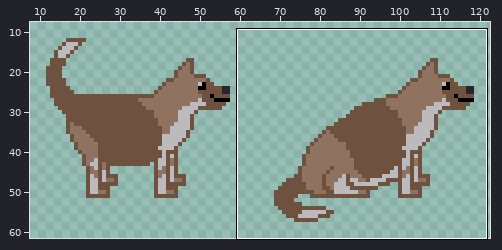
Two states of a sprite sheet, sprites/sSITTING/9ff01c35-1d4a-4685-bb76-ead586271a11.png. Above: a wide view before the commit, with the close-up outlined.
Close-up. Earlier state:
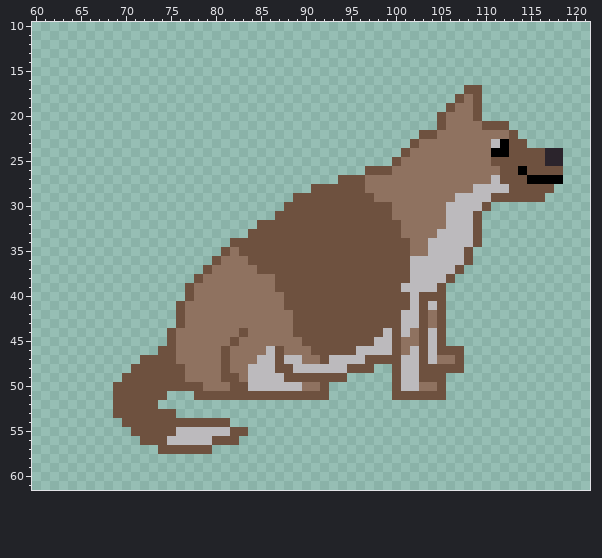
The file is 128x64 pixels. Shown: x 60..121, y 10..61. The wide view leaves out empty margins.
Once edited:
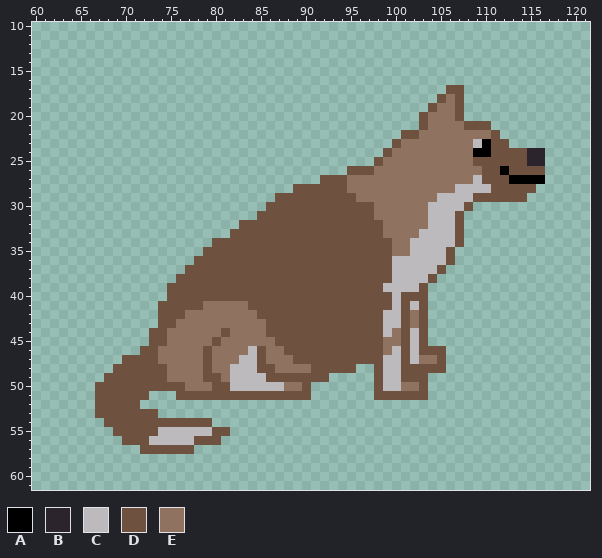
Palette (. is transparent): A #000000  B #2b242c  C #bcbabd  D #6e513f  E #8f7260
Change:
@@ x 60..121 @@
 16 ..............................................................
-17 ................................................DD............
-18 ...............................................DED............
-19 ..............................................DEED............
-20 .............................................DEEED............
-21 .............................................DEEEEDDD.........
-22 ...........................................DDEEEEEEEED........
-23 ..........................................DEEEEEEEECADD.......
-24 .........................................DEEEEEEEEEAADDDDBB...
-25 ........................................DEEEEEEEEEEDDDDDDBB...
-26 .....................................DDDEEEEEEEEEEEEDDADDDD...
-27 ..................................DDDEEEEEEEEEEEEEECDDDAAAA...
-28 ...............................DDDDDDEEEEEEEEEEEECCCCDDDDD....
-29 .............................DDDDDDDDDEEEEEEEEECCCCDDDDDD.....
-30 ............................DDDDDDDDDDDDEEEEEECCCCD...........
-31 ...........................DDDDDDDDDDDDDEEEEEECCCD............
-32 .........................DDDDDDDDDDDDDDDDEEEEECCCD............
-33 ........................DDDDDDDDDDDDDDDDDEEEECCCCD............
-34 ......................DDDDDDDDDDDDDDDDDDDDEECCCCCD............
-35 .....................DEDDDDDDDDDDDDDDDDDDDEECCCCD.............
-36 ....................DEEEDDDDDDDDDDDDDDDDDDCCCCCCD.............
-37 ...................DEEEEEDDDDDDDDDDDDDDDDDCCCCCD..............
-38 ..................DEEEEEEEEDDDDDDDDDDDDDDDCCCCD...............
-39 .................DEEEEEEEEEDDDDDDDDDDDDDDCCCCD................
-40 .................DEEEEEEEEEEDDDDDDDDDDDDDDCDDD................
-41 ................DEEEEEEEEEEEDDDDDDDDDDDDDDCDCD................
-42 ................DEEEEEEEEEEEEDDDDDDDDDDDDCCDED................
-43 ................DEEEEEEEEEEEEDDDDDDDDDDDDCCDED................
-44 ...............DEEEEEEEDEEEEEDDDDDDDDDDCDCEDCD................
-45 ...............DEEEEEEDEEEEEEEDDDDDDDDCCDEEDCD................
-46 ..............DDEEEEEDEEEECDEEEDDDDDCCCCDECDCDDD..............
-47 ............DDDDEEEEEDEEECCDCCEEDCCCCDDDDCCDCEED..............
-48 ...........DDDDDDEEEEDEECCCDDCCCCCCDDD..DCCDDDDD..............
-49 ..........DDDDDDDEEEEDDECCCCDDDDDDD.....DCCDDD................
-50 .........DDDDDDDDDDEEEDDCCCCCCEED.......DCCEED................
-51 .........DDDDDD...DDDDDDDDDDDDDDD.......DDDDDD................
-52 .........DDDDD................................................
-53 .........DDDDDDD..............................................
-54 ..........DDDDDDDDDDDD........................................
-55 ...........DDDDDCCCCCCDD......................................
-56 ............DDDCCCCCDDD.......................................
-57 ..............DDDDDD..........................................
+17 ..............................................DD..............
+18 .............................................DED..............
+19 ............................................DEED..............
+20 ...........................................DEEED..............
+21 ...........................................DEEEEDDD...........
+22 .........................................DDEEEEEEEED..........
+23 ........................................DEEEEEEEECADD.........
+24 .......................................DEEEEEEEEEAADDDDBB.....
+25 ......................................DEEEEEEEEEEDDDDDDBB.....
+26 ...................................DDDEEEEEEEEEEEEDDADDDD.....
+27 ................................DDDEEEEEEEEEEEEEECDDDAAAA.....
+28 .............................DDDDDDEEEEEEEEEEEECCCCDDDDD......
+29 ...........................DDDDDDDDDEEEEEEEEECCCCDDDDDD.......
+30 ..........................DDDDDDDDDDDDEEEEEECCCCD.............
+31 .........................DDDDDDDDDDDDDEEEEEECCCD..............
+32 .......................DDDDDDDDDDDDDDDDEEEEECCCD..............
+33 ......................DDDDDDDDDDDDDDDDDEEEECCCCD..............
+34 ....................DDDDDDDDDDDDDDDDDDDDEECCCCCD..............
+35 ...................DDDDDDDDDDDDDDDDDDDDDEECCCCD...............
+36 ..................DDDDDDDDDDDDDDDDDDDDDDCCCCCCD...............
+37 .................DDDDDDDDDDDDDDDDDDDDDDDCCCCCD................
+38 ................DDDDDDDDDDDDDDDDDDDDDDDDCCCCD.................
+39 ...............DDDDDDDDDDDDDDDDDDDDDDDDCCCCD..................
+40 ...............DDDDDDDDDDDDDDDDDDDDDDDDDCDDD..................
+41 ..............DDDDDEEEEEDDDDDDDDDDDDDDDDCDCD..................
+42 ..............DDDEEEEEEEEDDDDDDDDDDDDDDCCDED..................
+43 ..............DDEEEEEEEEEEDDDDDDDDDDDDDCCDED..................
+44 .............DDEEEEEEDEEEEDDDDDDDDDDDDDCEDCD..................
+45 .............DDEEEEEDEEEEEEDDDDDDDDDDDDEEDCD..................
+46 ............DDEEEEEDEEEECDEEDDDDDDDDDDDECDCDDD................
+47 ..........DDDDEEEEEDEEECCDEEEDDDDDDDDDDCCDCEED................
+48 .........DDDDDDEEEEDEECCCDDEEEEDDDDD..DCCDDDDD................
+49 ........DDDDDDDEEEEDDECCCCDDDDDDD.....DCCDDD..................
+50 .......DDDDDDDDDDEEEDDCCCCCCEED.......DCCEED..................
+51 .......DDDDDD...DDDDDDDDDDDDDDD.......DDDDDD..................
+52 .......DDDDD..................................................
+53 .......DDDDDDD................................................
+54 ........DDDDDDDDDDDD..........................................
+55 .........DDDDDCCCCCCDD........................................
+56 ..........DDDCCCCCDDD.........................................
+57 ............DDDDDD............................................
 58 ..............................................................
Where, in picture pixels (left, top, right, bottom), the same in both close-ups:
changed: (95, 85, 563, 454)
